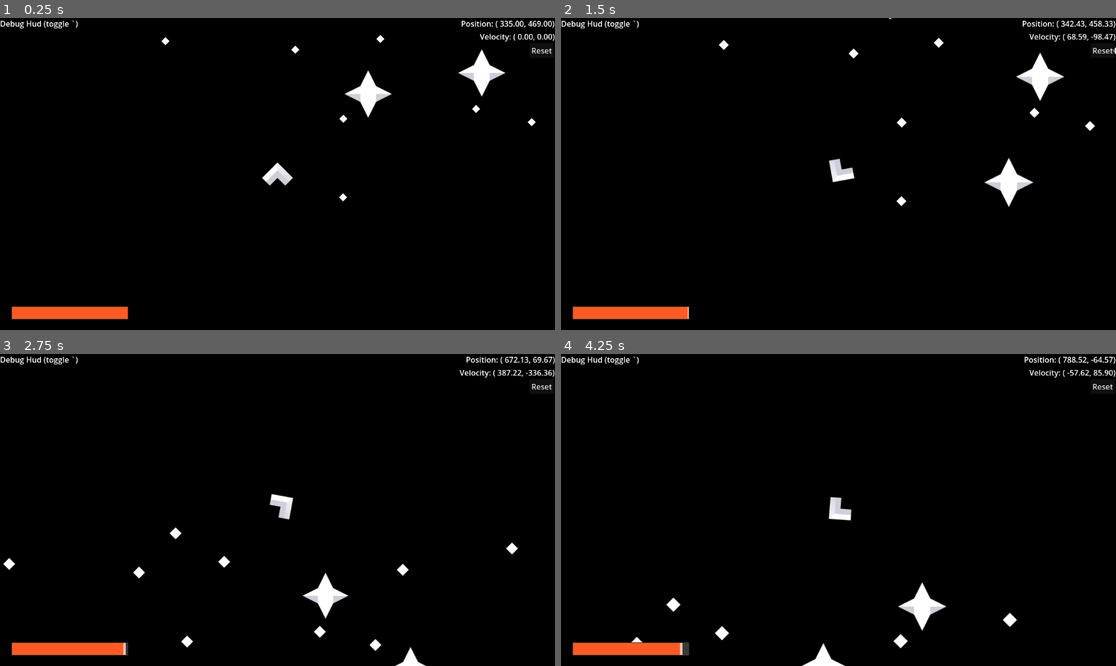
Above: before the commit, frames 1-4 (two rows, left to right).
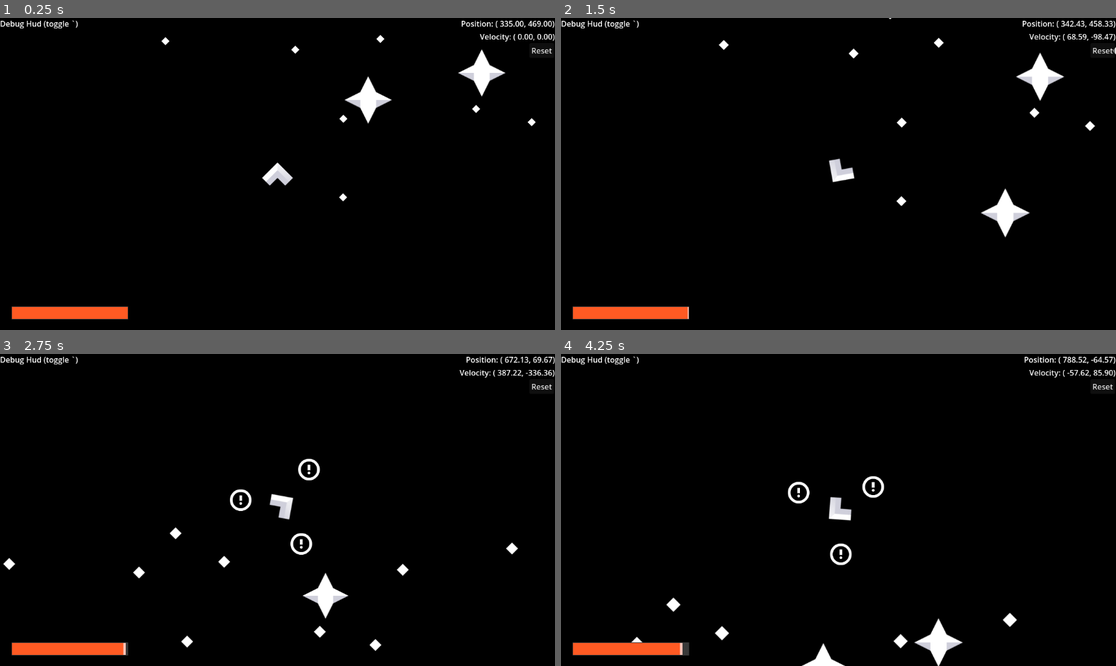
Above: after the commit, the same moments.

Repository: SpaceDemonMars/Spaceship-Slinger
Game: Godot game, scene res://Scenes/dev_testing.tscn
Two runs of this game, one before a commit and one after it. Both use one fixed random seed, a clock stepped at 60 frames per second and the inputs below.
Inputs:
- Up to frame 1 (0.25 s): no input
- Up to frame 2 (1.5 s): hold Right (Right) 0.53-1.28 s; hold Down (ThrustBackwards) from 1.28 s (still down)
- Up to frame 3 (2.75 s): release Down (ThrustBackwards) at 2.03 s; hold Right (Right) from 2.03 s (still down)
- Up to frame 4 (4.25 s): release Right (Right) at 2.78 s; hold Down (ThrustBackwards) 2.78-3.53 s; hold Left (Left) from 3.53 s (still down)

The runs differ from the first frame. In frame 1, 0.4% of the frame differs, in the area x 62-71%, y 16-34%; in frame 2, 0.9%; in frame 3, 0.5%; in frame 4, 1.4%, in the area x 40-73%, y 38-100%.

Commit message:
Playspace Warning pt 1

Diff:
--- a/starship-slinger/Objects/obj_player.tscn
+++ b/starship-slinger/Objects/obj_player.tscn
@@ -1,7 +1,9 @@
-[gd_scene load_steps=5 format=3 uid="uid://cxg87ju51gjo6"]
+[gd_scene load_steps=7 format=3 uid="uid://cxg87ju51gjo6"]
 
 [ext_resource type="Script" uid="uid://dxhhhxbv7260u" path="res://Scripts/player_movement.gd" id="1_mir30"]
 [ext_resource type="Texture2D" uid="uid://jnhk0vc5yrgj" path="res://Assets/Sprites/Ships/ship_A.png" id="2_75kfv"]
+[ext_resource type="Script" uid="uid://brm2hi0bl3uhw" path="res://Scripts/area_warning.gd" id="3_cfy34"]
+[ext_resource type="Texture2D" uid="uid://b0rekdoomrtqh" path="res://Assets/Sprites/Effects/icon_exclamationSmall.png" id="4_l56h4"]
 
 [sub_resource type="CircleShape2D" id="CircleShape2D_cfy34"]
 radius = 25.0
@@ -29,5 +31,25 @@
 position_smoothing_enabled = true
 position_smoothing_speed = 20.0
 
+[node name="WarningContainer" type="Node2D" parent="."]
+scale = Vector2(0.7, 0.7)
+script = ExtResource("3_cfy34")
+
+[node name="IconExclamationSmall" type="Sprite2D" parent="WarningContainer"]
+scale = Vector2(0.99999994, 0.99999994)
+texture = ExtResource("4_l56h4")
+
+[node name="IconExclamationSmall2" type="Sprite2D" parent="WarningContainer"]
+scale = Vector2(0.99999994, 0.99999994)
+texture = ExtResource("4_l56h4")
+
+[node name="IconExclamationSmall3" type="Sprite2D" parent="WarningContainer"]
+scale = Vector2(0.99999994, 0.99999994)
+texture = ExtResource("4_l56h4")
+
+[node name="WarningLabel" type="Label" parent="."]
+offset_right = 40.0
+offset_bottom = 23.0
+
 [connection signal="area_entered" from="GravityArea" to="." method="_on_gravity_area_area_entered"]
 [connection signal="area_exited" from="GravityArea" to="." method="_on_gravity_area_area_exited"]
--- /dev/null
+++ b/starship-slinger/Objects/obj_playspace.tscn
@@ -0,0 +1,14 @@
+[gd_scene load_steps=3 format=3 uid="uid://ckq10wjfyh588"]
+
+[ext_resource type="Script" uid="uid://cec3j2qfid3hd" path="res://Scripts/playspace_warning.gd" id="1_c5hlo"]
+
+[sub_resource type="RectangleShape2D" id="RectangleShape2D_2phmn"]
+
+[node name="ObjPlayspace" type="Area2D"]
+script = ExtResource("1_c5hlo")
+
+[node name="Playbounds" type="CollisionShape2D" parent="."]
+shape = SubResource("RectangleShape2D_2phmn")
+
+[connection signal="area_entered" from="." to="." method="_on_area_entered"]
+[connection signal="area_exited" from="." to="." method="_on_area_exited"]
--- a/starship-slinger/Scenes/dev_testing.tscn
+++ b/starship-slinger/Scenes/dev_testing.tscn
@@ -1,10 +1,11 @@
-[gd_scene load_steps=6 format=3 uid="uid://dlge1r7jwivtn"]
+[gd_scene load_steps=7 format=3 uid="uid://dlge1r7jwivtn"]
 
 [ext_resource type="PackedScene" uid="uid://cxg87ju51gjo6" path="res://Objects/obj_player.tscn" id="1_he8rk"]
 [ext_resource type="PackedScene" uid="uid://b672krlvwbqre" path="res://Objects/obj_gravity.tscn" id="2_c5b5h"]
 [ext_resource type="PackedScene" uid="uid://bwlgokpejl4a6" path="res://Scenes/debug_hud.tscn" id="3_cr7m2"]
 [ext_resource type="PackedScene" uid="uid://ck5m2gr4453nq" path="res://Scenes/gameplay_hud.tscn" id="4_travu"]
 [ext_resource type="PackedScene" uid="uid://b00i4vxcyrf80" path="res://Objects/obj_backgroundManager.tscn" id="5_travu"]
+[ext_resource type="PackedScene" uid="uid://ckq10wjfyh588" path="res://Objects/obj_playspace.tscn" id="6_d7lav"]
 
 [node name="DevTesting" type="Node2D"]
 
@@ -26,5 +27,9 @@
 [node name="ObjGravity2" parent="." instance=ExtResource("2_c5b5h")]
 position = Vector2(518, 253)
 gravityEffected = true
-startingSpeed = 200.0
+startingSpeed = 250.0
 startingDir = 90.0
+
+[node name="ObjPlayspace" parent="." instance=ExtResource("6_d7lav")]
+position = Vector2(416.99997, 379)
+scale = Vector2(38.345, 21.47)
--- /dev/null
+++ b/starship-slinger/Scripts/area_warning.gd
@@ -0,0 +1,38 @@
+extends Node2D
+
+var symbols
+var lable
+var active = true
+var setup = false
+
+# Called when the node enters the scene tree for the first time.
+func _ready() -> void:
+	lable = $"../WarningLabel"
+	var angle = 0
+	symbols = get_children()
+	for s in symbols:
+		s.position += Vector2.RIGHT.rotated(deg_to_rad(angle)) * 128
+		angle += 120
+		s.visible = false
+
+
+
+# Called every frame. 'delta' is the elapsed time since the previous frame.
+func _process(delta: float) -> void:
+
+	if active:
+		rotation += 1 * delta
+		for s in symbols:
+			if setup:
+				s.visible = true
+			s.rotation = -self.rotation - get_parent().rotation
+		setup = false
+	else:
+		for s in symbols:
+			if setup:
+				s.visible = false
+		setup = false
+
+func activate():
+	active = !active
+	setup = true
--- a/starship-slinger/Scripts/background_star.gd
+++ b/starship-slinger/Scripts/background_star.gd
@@ -24,4 +24,4 @@
 		newPos.y = randf_range(newPosCenter.y - spawnRange, newPosCenter.y + spawnRange)
 
 		position = newPos
-		print(newPos)
+		#print(newPos)
--- a/starship-slinger/Scripts/gravity_motion.gd
+++ b/starship-slinger/Scripts/gravity_motion.gd
@@ -30,7 +30,7 @@
 			var curGravVec = (curGravPos - self.position).normalized()
 			gravityEffect += curGravVec * curGravStr
 		self.velocity += gravityEffect / objWeight
-		print(velocity)
+		#print(velocity)
 
 	move_and_slide()
 
--- /dev/null
+++ b/starship-slinger/Scripts/playspace_warning.gd
@@ -0,0 +1,10 @@
+extends Area2D
+
+func _on_area_entered(area: Area2D) -> void:
+	if area.get_parent().name == "ObjPlayer":
+		area.get_parent().get_node("../ObjPlayer/WarningContainer").activate()
+
+
+func _on_area_exited(area: Area2D) -> void:
+	if area.get_parent().name == "ObjPlayer":
+		area.get_parent().get_node("../ObjPlayer/WarningContainer").activate()
Not shown, added: starship-slinger/Scripts/area_warning.gd.uid
Not shown, added: starship-slinger/Scripts/playspace_warning.gd.uid
